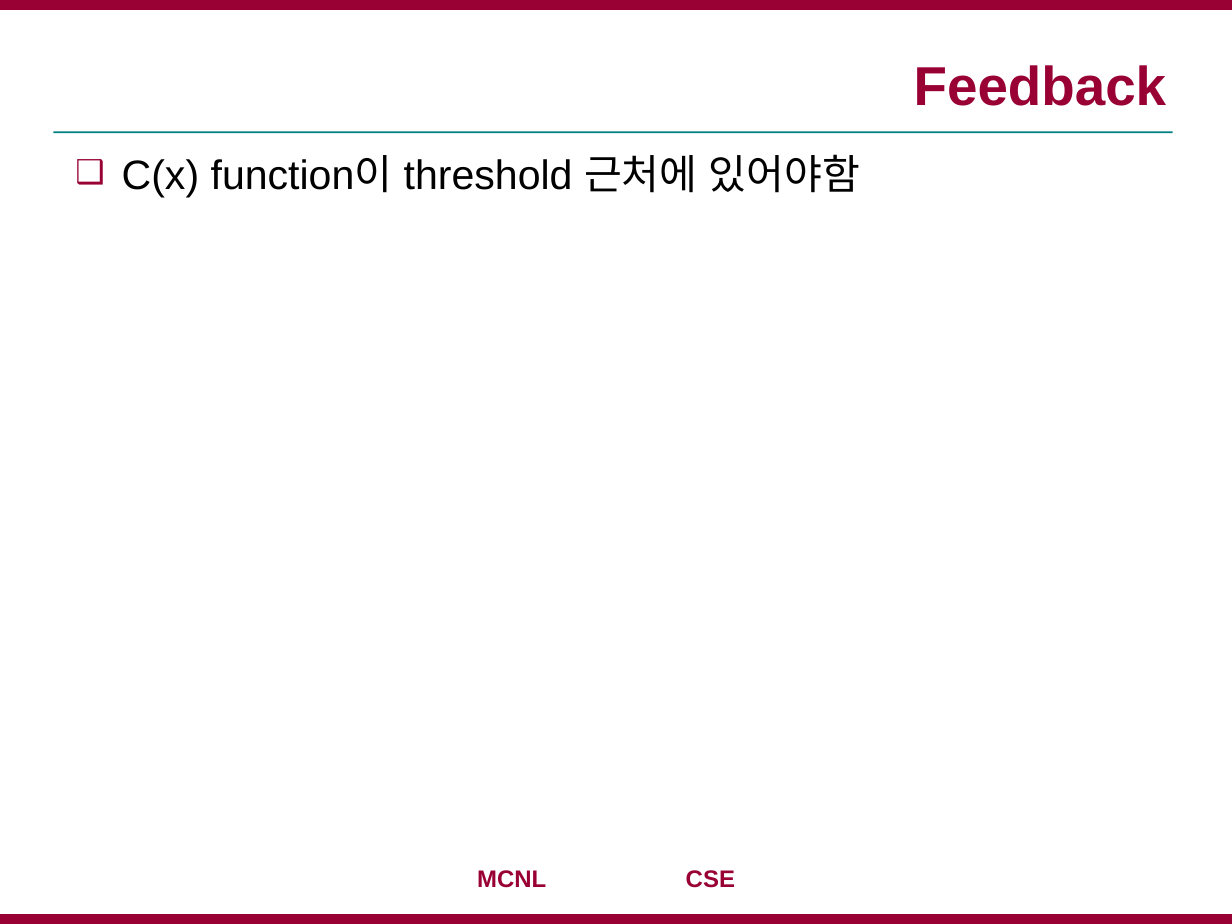
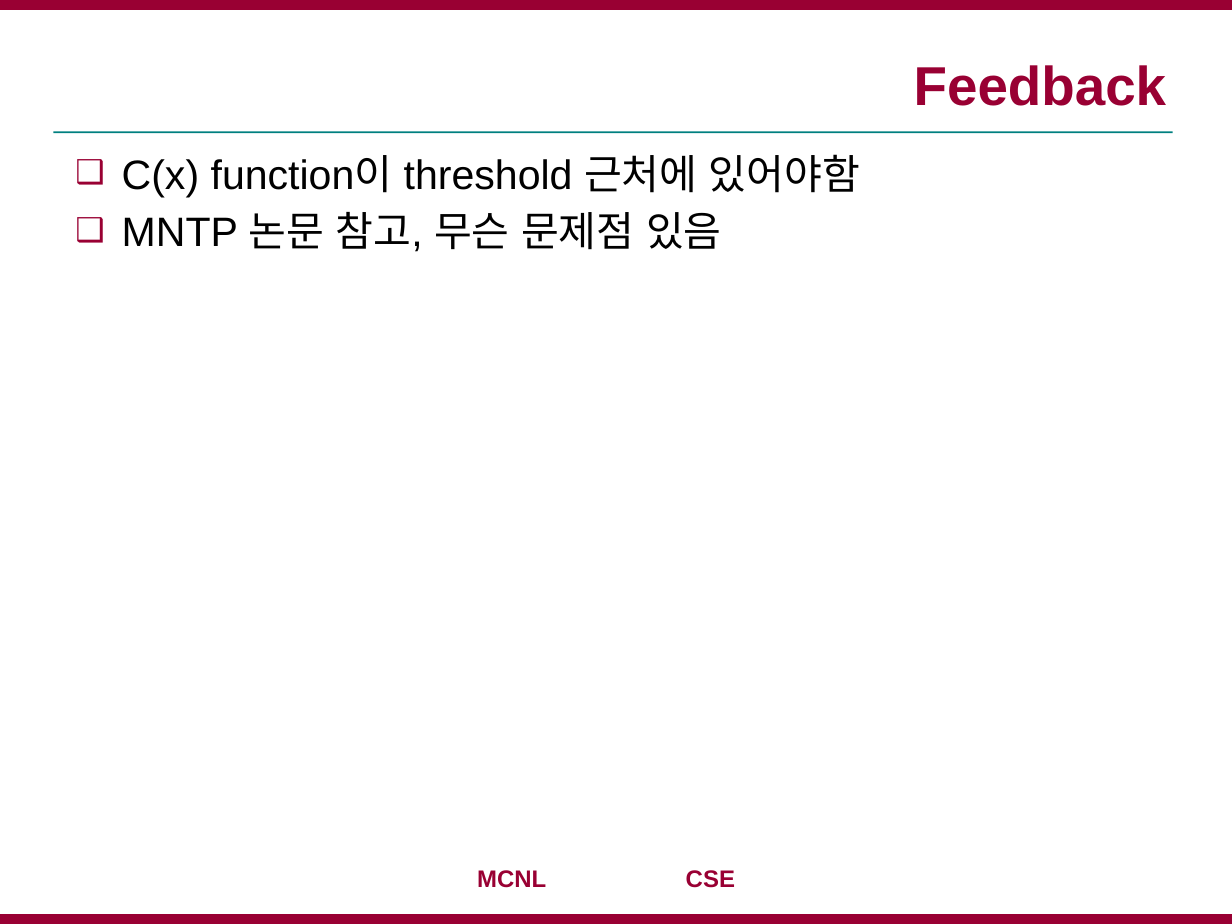
Before and after one commit to jaejunha/Paper, a slide deck: slide 2 of Daily(written_in_Korean)/191130.pptx. Drawn at 1232x924 pixels with LibreOffice and Linux fonts; fonts in the diff are those of the drawing; background and template pictures are left out. Boxes give left, top, right and bottom in pixels: in the first picture for what was removed or moved away, otherwise in the second. Text is boxed around its words. In the diff, an @@ line names an element or a change of style, - is before the commit and + after.

Commit message:
2019.11.30

```diff
--- a/Daily(written_in_Korean)/191130.pptx
+++ b/Daily(written_in_Korean)/191130.pptx
@@ text at bbox=[122, 212, 722, 252]: paragraph added @@
+❑ MNTP 논문 참고, 무슨 문제점 있음
```
